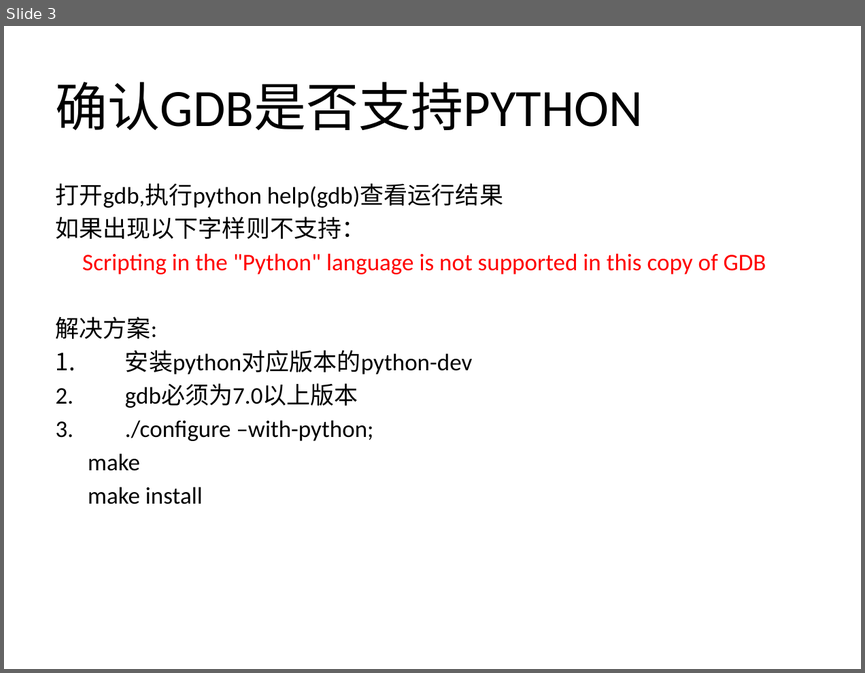
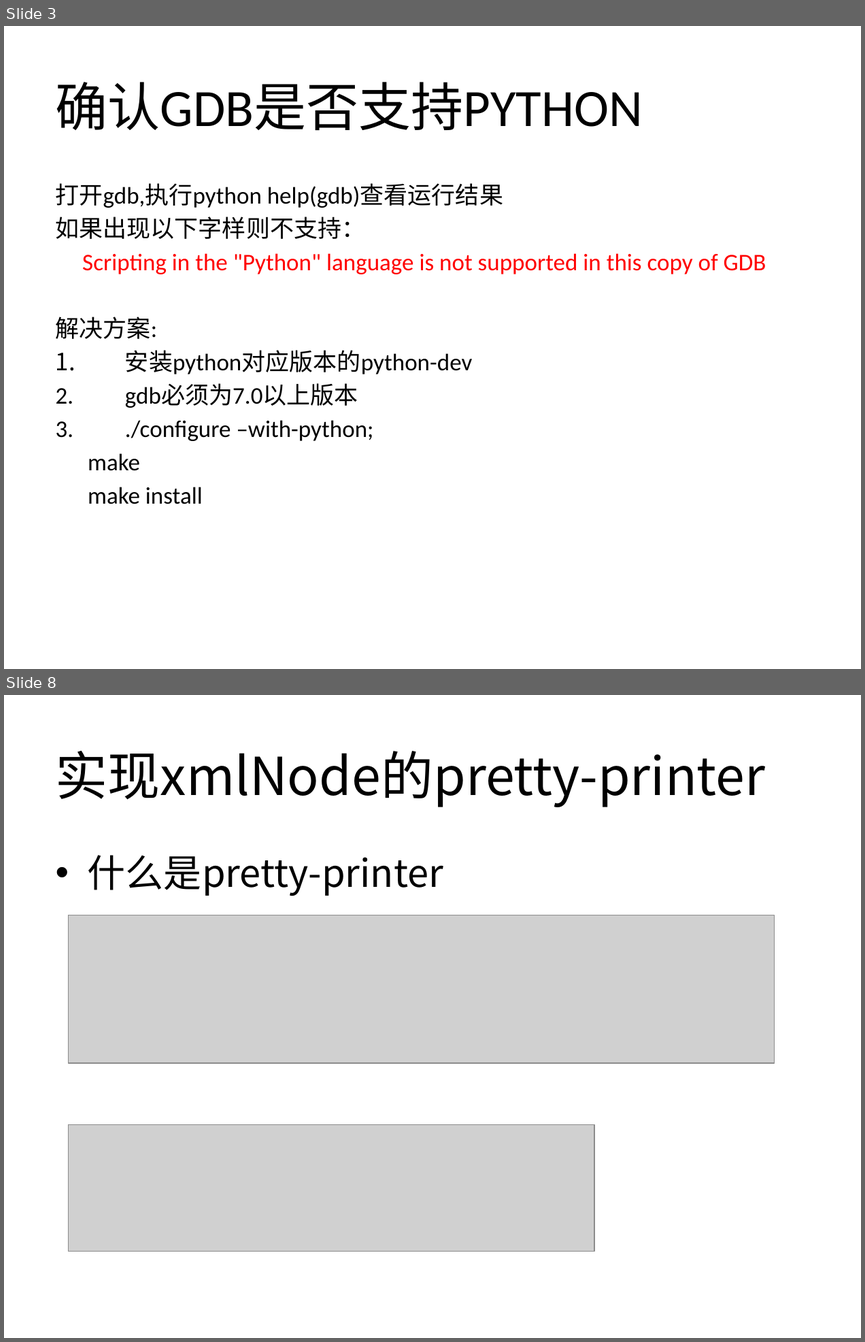
Before and after one commit to mir1128/GDBTraining, a slide deck: session3/Debugging Workshop 3.pptx. Shown one above the other, each under a label of ours: slide 3 before the commit, slides 3 and 8 after it; the slides between them are not shown. The pictures are 865x673 and 865x1342 pixels, drawn with LibreOffice and Linux fonts; fonts in the diff are those of the drawing; grey boxes stand for pictures. Boxes give left, top, right and bottom in pixels: in the first picture for what was removed or moved away, otherwise in the second. Text is boxed around its words. In the diff, an @@ line names an element or a change of style, - is before the commit and + after.

```diff
--- a/session3/Debugging Workshop 3.pptx
+++ b/session3/Debugging Workshop 3.pptx
@@ slide 8 added at (4, 695, 861, 1338), background #FFFFFF @@
@@ title added at (56, 751, 766, 807), 44 pt, text #000000 @@
+实现xmlNode的pretty-printer
@@ text added at (88, 855, 443, 896), 32 pt, text #000000 @@
+• 什么是pretty-printer
@@ picture added at (68, 915, 774, 1063) @@
@@ picture added at (68, 1124, 594, 1251) @@
```
Also in this commit, not shown: 1 slide changed, 7 other slides added, 2 other files.
